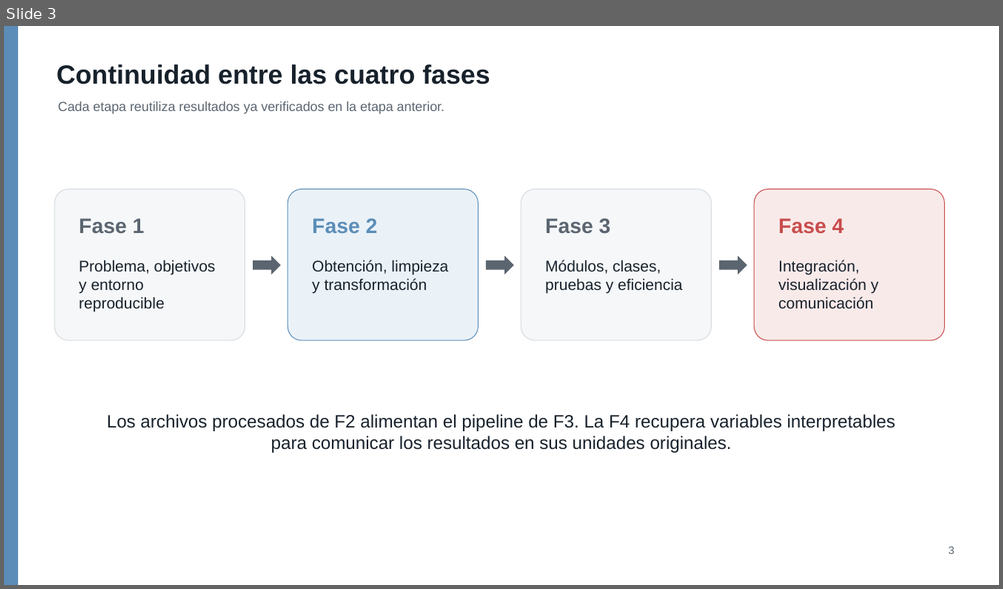
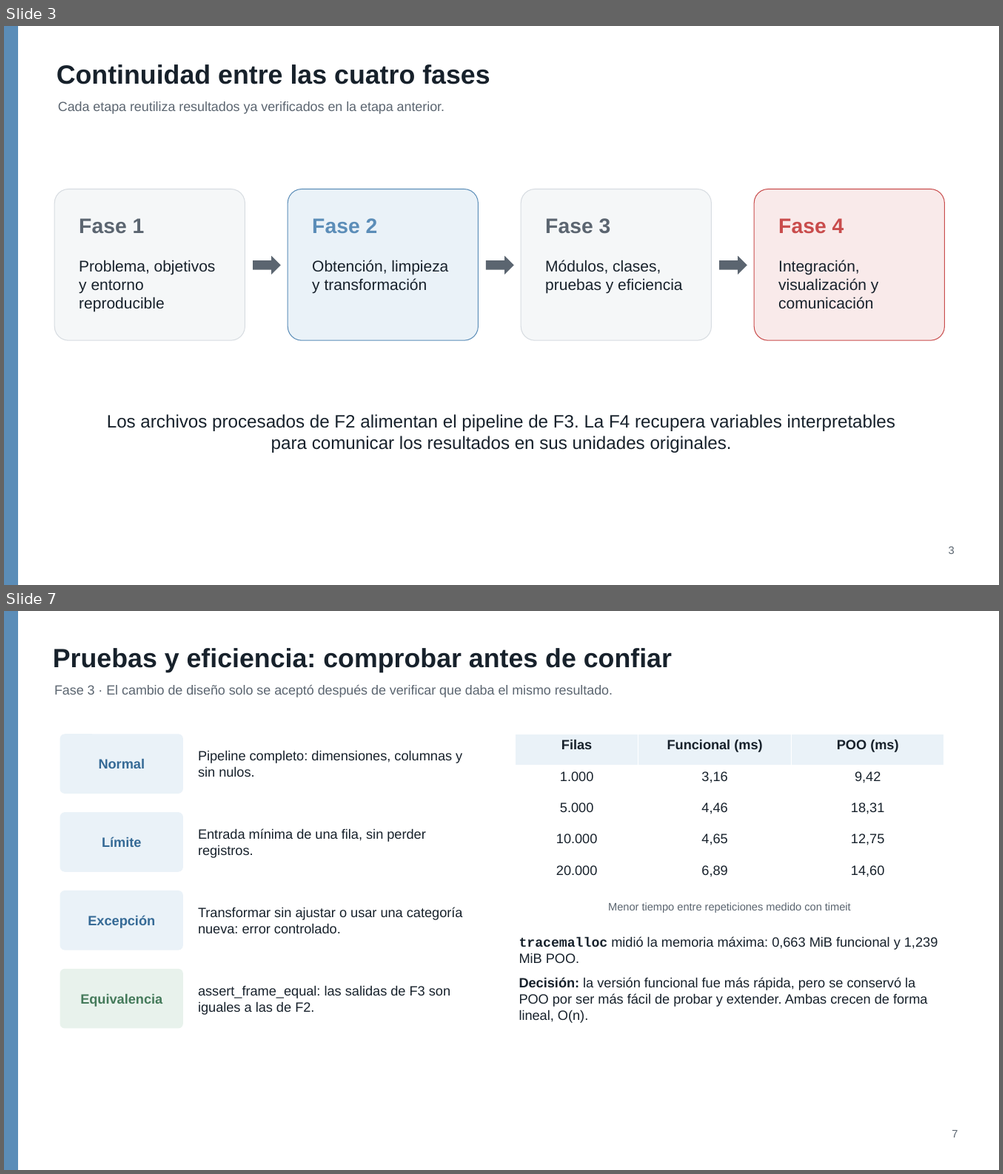
Before and after one commit to alexander-seor/proyecto-grupo9-mcdi500, a slide deck: F4/presentacion_f4_grupo9.pptx. Shown one above the other, each under a label of ours: slide 3 before the commit, slides 3 and 7 after it; the slides between them are not shown. The pictures are 1003x589 and 1003x1174 pixels, drawn with LibreOffice and Linux fonts; fonts in the diff are those of the drawing. Boxes give left, top, right and bottom in pixels: in the first picture for what was removed or moved away, otherwise in the second. Text is boxed around its words. In the diff, an @@ line names an element or a change of style, - is before the commit and + after.

```diff
--- a/F4/presentacion_f4_grupo9.pptx
+++ b/F4/presentacion_f4_grupo9.pptx
@@ slide 7 added at box(4, 611, 999, 1170), background #FFFFFF @@
@@ rectangle added at box(4, 611, 18, 1170), fill #5B8DB8 @@
@@ text added at box(53, 648, 671, 672), 25.5 pt, text #17212B, bold @@
+Pruebas y eficiencia: comprobar antes de confiar
@@ text added at box(54, 685, 612, 698), 12.8 pt, text #5B6570 @@
+Fase 3 · El cambio de diseño solo se aceptó después de verificar que daba el mismo resultado.
@@ rounded rectangle added at box(60, 734, 183, 794), fill #EAF2F8 @@
@@ table added at box(515, 734, 944, 891), 5 rows, 3 columns @@
+Filas | Funcional (ms) | POO (ms)
+1.000 | 3,16 | 9,42
+5.000 | 4,46 | 18,31
+10.000 | 4,65 | 12,75
+20.000 | 6,89 | 14,60
@@ text added at box(99, 759, 145, 769), 13 pt, text #356A96, bold @@
+Normal
@@ text added at box(198, 750, 462, 777), 13 pt, text #17212B @@
+Pipeline completo: dimensiones, columnas y sin nulos.
@@ rounded rectangle added at box(60, 812, 183, 872), fill #EAF2F8 @@
@@ text added at box(198, 829, 425, 858), 13 pt, text #17212B @@
+Entrada mínima de una fila, sin perder registros.
@@ text added at box(102, 837, 141, 847), 13 pt, text #356A96, bold @@
+Límite
@@ rounded rectangle added at box(60, 891, 183, 951), fill #EAF2F8 @@
@@ text added at box(88, 915, 155, 928), 13 pt, text #356A96, bold @@
+Excepción
@@ text added at box(198, 907, 463, 934), 13 pt, text #17212B @@
+Transformar sin ajustar o usar una categoría nueva: error controlado.
@@ text added at box(608, 903, 851, 913), 10.5 pt, text #5B6570 @@
+Menor tiempo entre repeticiones medido con timeit
@@ text added at box(519, 937, 937, 1023), 13 pt, text #17212B @@
+tracemalloc midió la memoria máxima: 0,663 MiB funcional y 1,239 MiB POO.
+Decisión: la versión funcional fue más rápida, pero se conservó la POO por ser más fácil de probar y extender. Ambas crecen de forma lineal, O(n).
@@ rounded rectangle added at box(60, 969, 183, 1029), fill #E8F2EC @@
@@ text added at box(198, 985, 450, 1015), 13 pt, text #17212B @@
+assert_frame_equal: las salidas de F3 son iguales a las de F2.
@@ text added at box(80, 994, 162, 1007), 13 pt, text #447A5A, bold @@
+Equivalencia
@@ text added at box(951, 1130, 957, 1138), 10.5 pt, text #5B6570 @@
+7
```
Also in this commit, not shown: 6 slides changed, 5 other slides added, 1 slide removed.
